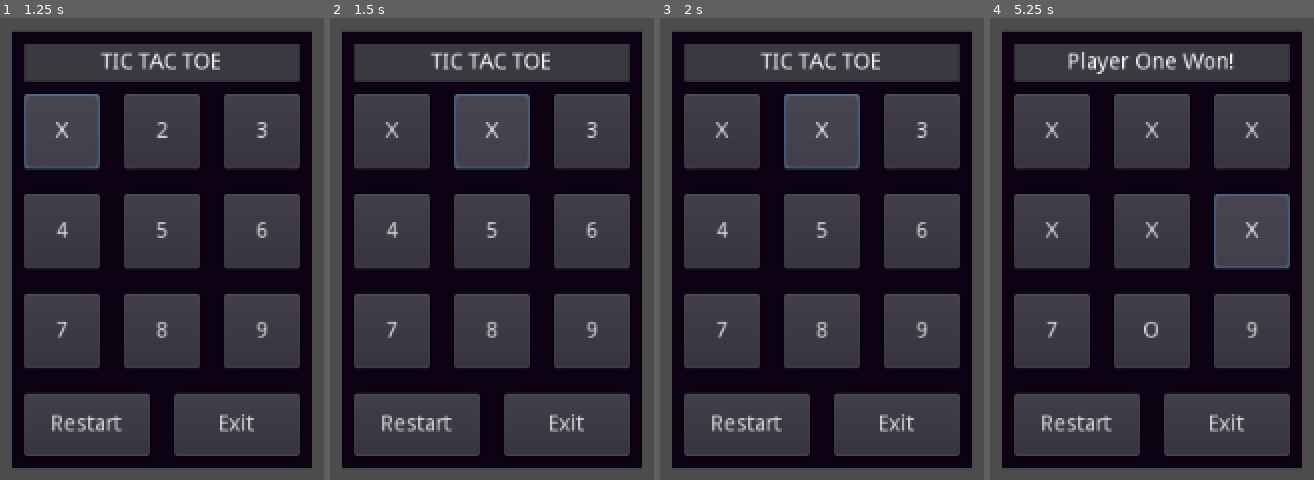
Above: before the commit, frames 1-4 (left to right).
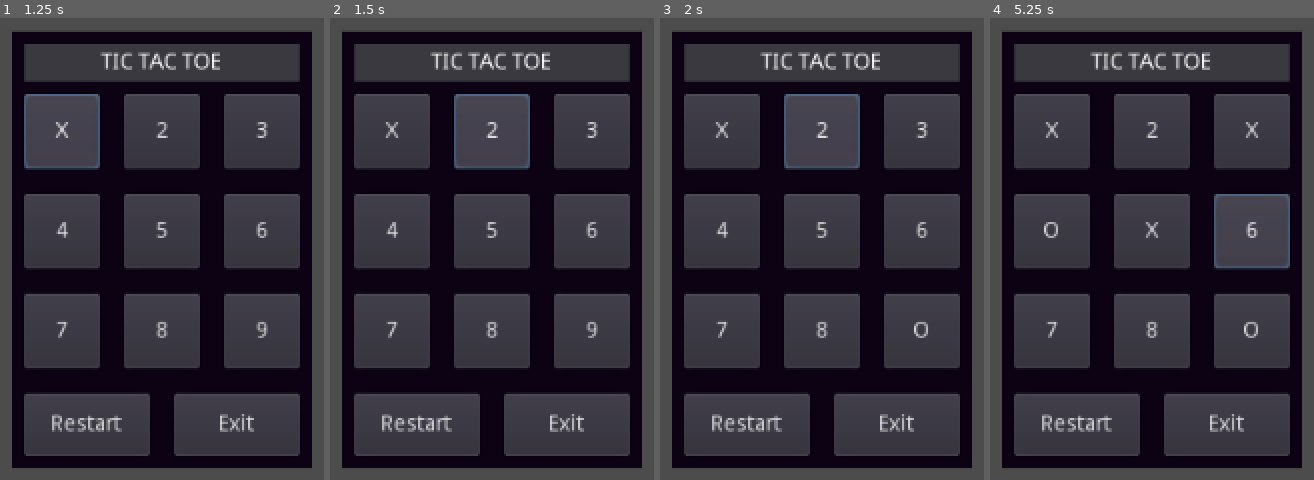
Above: after the commit, the same moments.

Repository: edmundlzen/path-to-chemistry
Game: Godot game, scene res://scenes/TicTacToe.tscn
Same seed, same stepped clock (60 frames per second), same inputs: the game is played once before the commit and once after it. The project has no main scene, so this scene is started directly.
Inputs:
- Up to frame 1 (1.25 s): click "1" at 0.5 s
- Up to frame 2 (1.5 s): click "2" at 1.25 s
- Up to frame 3 (2 s): no input
- Up to frame 4 (5.25 s): click "3" at 2 s; click "4" at 2.75 s; click "X" (after the commit: "O") at 3.5 s; click "5" at 4.25 s; click "6" at 5 s

Frame 1 is identical in both runs. In frame 2, less than 0.1% of the frame differs, in the area x 48-52%, y 22-26%; in frame 3, 0.2%; in frame 4, 1.7%, in the area x 16-83%, y 7-70%.

Commit message:
Fixed Bugs

Diff:
--- a/godot-project/scripts/TicTacToe.gd
+++ b/godot-project/scripts/TicTacToe.gd
@@ -50,94 +50,103 @@
 	$Timer.start()
 
 func _on_Button1_pressed():
-	if (tt2['1'] != 'X' and tt2['1'] != 'O'):
-		tt2['1'] = 'X'
-		AI.erase('1')
-		player = '2'
-		moves += 1
-		get_node("ColorRect/Button1").text = tt2['1']
-		check()
-		AI_Move()
+	if ($Timer.time_left == 0):
+		if (tt2['1'] != 'X' and tt2['1'] != 'O'):
+			tt2['1'] = 'X'
+			AI.erase('1')
+			player = '2'
+			moves += 1
+			get_node("ColorRect/Button1").text = tt2['1']
+			check()
+			AI_Move()
 
 func _on_Button2_pressed():
-	if (tt2['2'] != 'X' and tt2['2'] != 'O'):
-		tt2['2'] = 'X'
-		AI.erase('2')
-		player = '2'
-		moves += 1
-		get_node("ColorRect/Button2").text = tt2['2']
-		check()
-		AI_Move()
+	if ($Timer.time_left == 0):
+		if (tt2['2'] != 'X' and tt2['2'] != 'O'):
+			tt2['2'] = 'X'
+			AI.erase('2')
+			player = '2'
+			moves += 1
+			get_node("ColorRect/Button2").text = tt2['2']
+			check()
+			AI_Move()
 
 func _on_Button3_pressed():
-	if (tt2['3'] != 'X' and tt2['3'] != 'O'):
-		tt2['3'] = 'X'
-		AI.erase('3')
-		player = '2'
-		moves += 1
-		get_node("ColorRect/Button3").text = tt2['3']
-		check()
-		AI_Move()
+	if ($Timer.time_left == 0):
+		if (tt2['3'] != 'X' and tt2['3'] != 'O'):
+			tt2['3'] = 'X'
+			AI.erase('3')
+			player = '2'
+			moves += 1
+			get_node("ColorRect/Button3").text = tt2['3']
+			check()
+			AI_Move()
 
 func _on_Button4_pressed():
-	if (tt2['4'] != 'X' and tt2['4'] != 'O'):
-		tt2['4'] = 'X'
-		AI.erase('4')
-		player = '2'
-		moves += 1
-		get_node("ColorRect/Button4").text = tt2['4']
-		check()
-		AI_Move()
+	if ($Timer.time_left == 0):
+		if (tt2['4'] != 'X' and tt2['4'] != 'O'):
+			tt2['4'] = 'X'
+			AI.erase('4')
+			player = '2'
+			moves += 1
+			get_node("ColorRect/Button4").text = tt2['4']
+			check()
+			AI_Move()
 
 func _on_Button5_pressed():
-	if (tt2['5'] != 'X' and tt2['5'] != 'O'):
-		tt2['5'] = 'X'
-		AI.erase('5')
-		player = '2'
-		moves += 1
-		get_node("ColorRect/Button5").text = tt2['5']
-		check()
-		AI_Move()
+	if ($Timer.time_left == 0):
+		if (tt2['5'] != 'X' and tt2['5'] != 'O'):
+			tt2['5'] = 'X'
+			AI.erase('5')
+			player = '2'
+			moves += 1
+			get_node("ColorRect/Button5").text = tt2['5']
+			check()
+			AI_Move()
 
 func _on_Button6_pressed():
-	if (tt2['6'] != 'X' and tt2['6'] != 'O'):
-		tt2['6'] = 'X'
-		AI.erase('6')
-		player = '2'
-		moves += 1
-		get_node("ColorRect/Button6").text = tt2['6']
-		check()
-		AI_Move()
+	if ($Timer.time_left == 0):
+		if (tt2['6'] != 'X' and tt2['6'] != 'O'):
+			tt2['6'] = 'X'
+			AI.erase('6')
+			player = '2'
+			moves += 1
+			get_node("ColorRect/Button6").text = tt2['6']
+			check()
+			AI_Move()
 
 func _on_Button7_pressed():
-	if (tt2['7'] != 'X' and tt2['7'] != 'O'):
-		tt2['7'] = 'X'
-		AI.erase('7')
-		player = '2'
-		moves += 1
-		get_node("ColorRect/Button7").text = tt2['7']
-		check()
-		AI_Move()
+	if ($Timer.time_left == 0):
+		if (tt2['7'] != 'X' and tt2['7'] != 'O'):
+			tt2['7'] = 'X'
+			AI.erase('7')
+			player = '2'
+			moves += 1
+			get_node("ColorRect/Button7").text = tt2['7']
+			check()
+			AI_Move()
 
 func _on_Button8_pressed():
-	if (tt2['8'] != 'X' and tt2['8'] != 'O'):
-		tt2['8'] = 'X'
-		AI.erase('8')
-		player = '2'
-		moves += 1
-		get_node("ColorRect/Button8").text = tt2['8']
-		check()
-		AI_Move()
+	if ($Timer.time_left == 0):
+		if (tt2['8'] != 'X' and tt2['8'] != 'O'):
+			tt2['8'] = 'X'
+			AI.erase('8')
+			player = '2'
+			moves += 1
+			get_node("ColorRect/Button8").text = tt2['8']
+			check()
+			AI_Move()
 
 func _on_Button9_pressed():
-	if (tt2['9'] != 'X' and tt2['9'] != 'O'):
-		tt2['9'] = 'X'
-		AI.erase('9')
-		player = '2'
-		moves += 1
-		get_node("ColorRect/Button9").text = tt2['9']
-		check()
-		AI_Move()
+	if ($Timer.time_left == 0):
+		if (tt2['9'] != 'X' and tt2['9'] != 'O'):
+			tt2['9'] = 'X'
+			AI.erase('9')
+			player = '2'
+			moves += 1
+			get_node("ColorRect/Button9").text = tt2['9']
+			check()
+			AI_Move()
 
 func _on_ButtonRestart_pressed():
 	get_tree().change_scene("res://scenes/TicTacToe.tscn")
